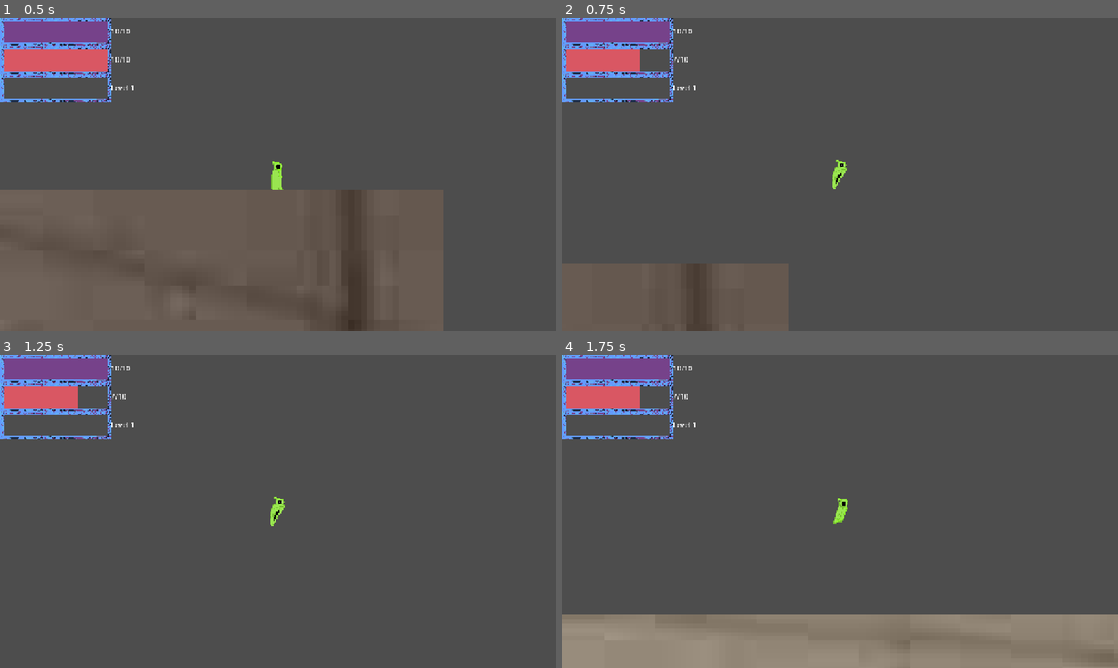
Above: before the commit, frames 1-4 (two rows, left to right).
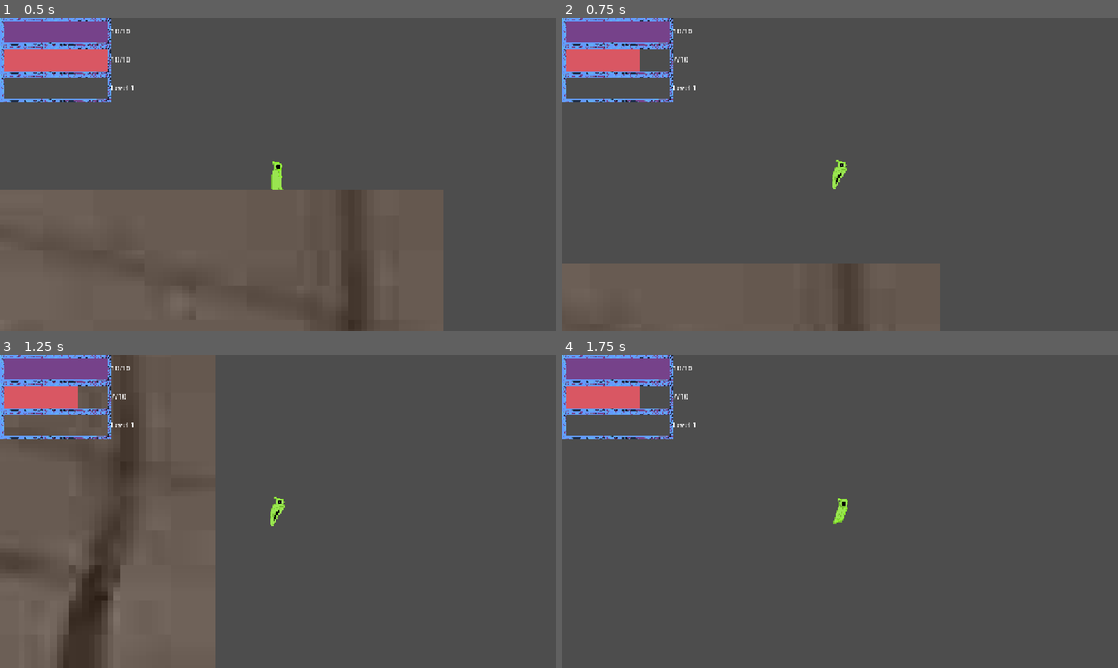
Above: after the commit, the same moments.

Repository: BigGaetan/Doom-rogue-like
Game: Godot game, scene res://scenes/level.tscn
Same seed, same stepped clock (60 frames per second), same inputs: the game is played once before the commit and once after it.
Inputs:
- Up to frame 1 (0.5 s): no input
- Up to frame 2 (0.75 s): tap Enter (ui_accept) at 0.5 s; hold Right (ui_right) from 0.53 s (still down); tap E (cast_spell) at 0.6 s
- Up to frame 3 (1.25 s): keep holding Right (ui_right); tap Enter (ui_accept) at 0.77 s
- Up to frame 4 (1.75 s): keep holding Right (ui_right); tap E (cast_spell) at 1.35 s; tap Enter (ui_accept) at 1.52 s

Frame 1 is identical in both runs. In frame 2, 1.8% of the frame differs, in the area x 22-68%, y 78-100%; in frame 3, 23%, in the area x 0-39%, y 0-100%; in frame 4, 17%.

Commit message:
mon mate est un putain de sociopathe

Diff:
--- a/scripts/global.gd
+++ b/scripts/global.gd
@@ -4,7 +4,7 @@
 
 var GRAVITY = 900
 var speed_enemy = 25.0
-var speed_player = 100.0
+var speed_player = 30.0
 var speed_fireball = 125.0
 
 func _input(event):
